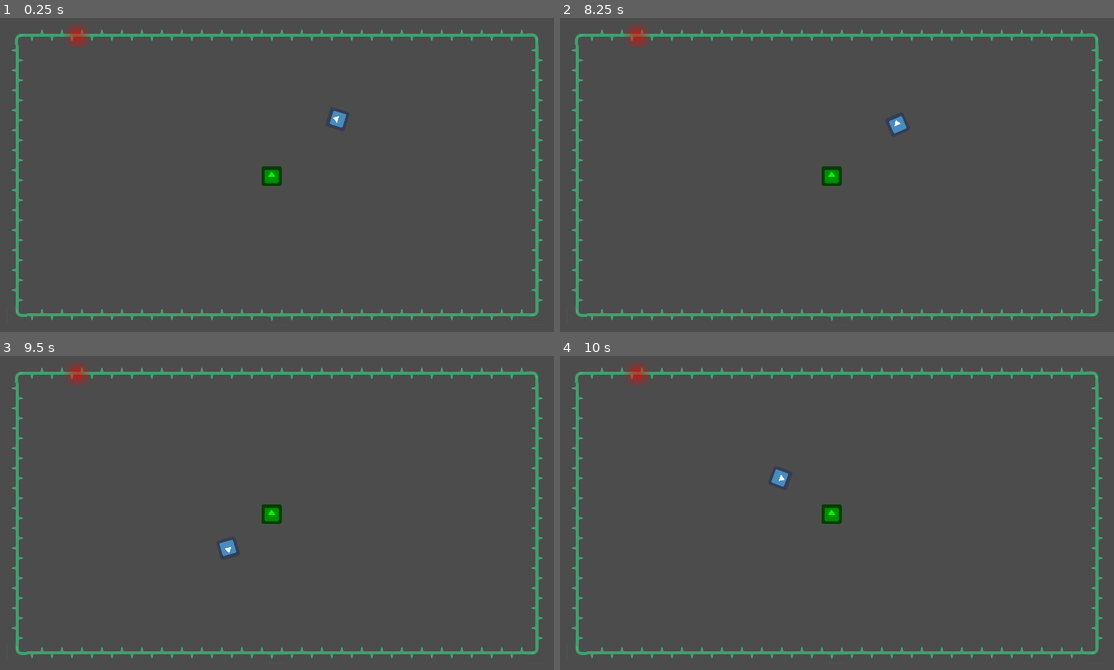
Above: before the commit, frames 1-4 (two rows, left to right).
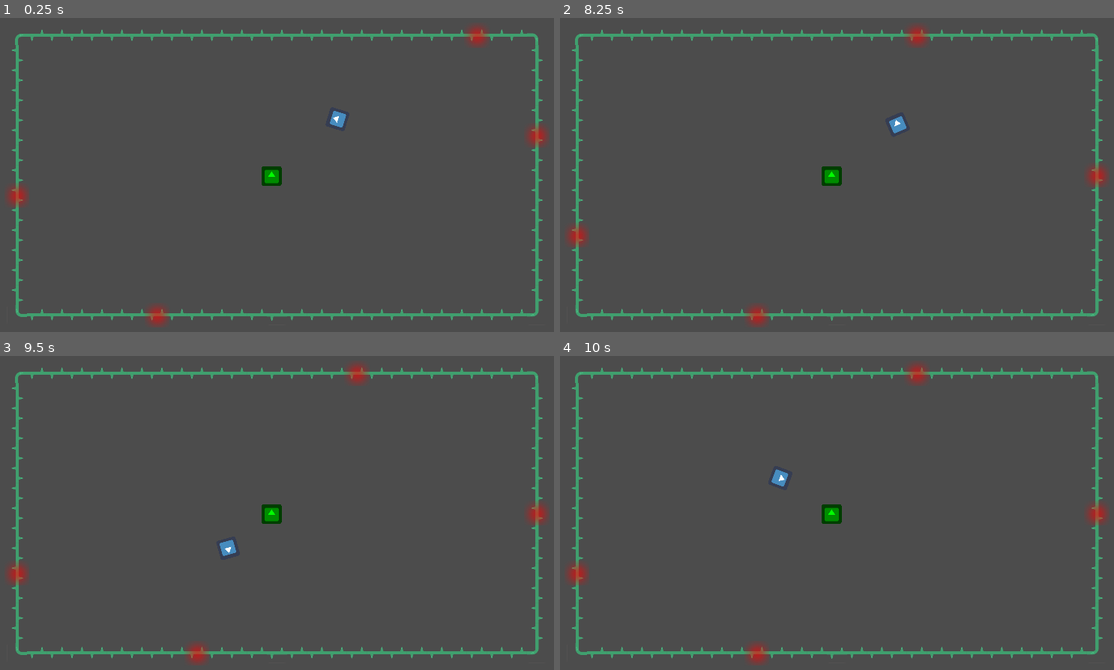
Above: after the commit, the same moments.

Repository: moisesjbc/global-jam-01-2025
Game: Godot game, scene res://gameplay/main/main.tscn
The game is run twice, just before and just after one commit, with the same random seed, the same clock (stepped at 60 frames per second) and the same inputs. The engine's default icon, where the game draws it, is replaced by a stand-in: a white triangle on a blue panel in a dark square.
Inputs (mouse positions are in pixels of both pictures, inside the frame that each line leads up to):
- Up to frame 1 (0.25 s): no input
- Up to frame 2 (8.25 s): tap Enter at 0.5 s; move the mouse to (958, 156) at 0.52 s; hold Right (ui_right) 0.53-1.28 s; move the mouse to (709, 190) at 1.27 s; hold Down (ui_down) 1.28-2.03 s; move the mouse to (886, 99) at 2.02 s; hold Right (ui_right) 2.03-2.78 s; tap Space at 2.75 s; move the mouse to (798, 240) at 2.77 s; hold Up (ui_up) 2.78-3.53 s; move the mouse to (1008, 225) at 3.52 s; hold Left (ui_left) 3.53-5.03 s; move the mouse to (648, 124) at 4.27 s; move the mouse to (859, 175) at 5.02 s; hold Down (ui_down) 5.03-5.78 s; move the mouse to (737, 90) at 5.77 s; hold Right (ui_right) 5.78-6.53 s; move the mouse to (958, 156) at 6.52 s; hold Up (ui_up) 6.53-7.28 s; move the mouse to (709, 190) at 7.27 s; hold Right (ui_right) 7.28-8.03 s; move the mouse to (886, 99) at 8.02 s; hold Down (ui_down) from 8.03 s (still down)
- Up to frame 3 (9.5 s): move the mouse to (238, 578) at 8.77 s; release Down (ui_down) at 8.78 s; hold Left (ui_left) from 8.78 s (still down)
- Up to frame 4 (10 s): move the mouse to (1008, 563) at 9.52 s; release Left (ui_left) at 9.53 s; hold Up (ui_up) from 9.53 s (still down)

The runs differ from the first frame. In frame 1, 1.1% of the frame differs, in the area x 1-99%, y 2-99%; in frame 2, 1.1%; in frame 3, 1.1%; in frame 4, 1.1%.

Commit message:
Add pipe glow respawn

Diff:
--- a/godot-project/gameplay/bubble/bubble.gd
+++ b/godot-project/gameplay/bubble/bubble.gd
@@ -15,7 +15,10 @@
 			trapped_enemy = collision.collider
 			trapped_enemy.get_parent().remove_child(trapped_enemy)
 		elif collision.collider.is_in_group("pipes") or collision.collider.is_in_group("pipe_glows"):
-			if collision.collider.is_in_group("pipes") and trapped_enemy:
-				get_parent().add_child(trapped_enemy)
-				trapped_enemy.global_position = global_position
+			if trapped_enemy:
+				if collision.collider.is_in_group("pipes"):
+					get_parent().add_child(trapped_enemy)
+					trapped_enemy.global_position = global_position
+				else:
+					collision.collider.queue_free()
 			queue_free()
--- a/godot-project/gameplay/pipes/pipes.gd
+++ b/godot-project/gameplay/pipes/pipes.gd
@@ -2,8 +2,51 @@
 
 var pipe_glow_scene = preload("res://gameplay/pipe_glow/pipe_glow.tscn")
 
+export var min_x: int
+export var max_x: int
+export var min_y: int
+export var max_y: int
+
+
 func _ready():
-	var tile_pos = map_to_world(Vector2(5,1)) + Vector2(32, 32)
+	spawn_glow(0)
+	spawn_glow(1)
+	spawn_glow(2)
+	spawn_glow(3)
+
+
+func random_number_in_range(min_n, max_n):
+	return (randi() % (max_n - min_n)) + min_x
+
+
+func spawn_glow(sector):
+	#randomize()
+	#var sector: int = randi() % 4
+	var tile_relative_position = Vector2.ZERO
+	print(sector)
+	if sector == 0:
+		# Left
+		tile_relative_position.x = min_x - 1
+		tile_relative_position.y = random_number_in_range(min_y, max_y)
+	elif sector == 1:
+		# Right
+		tile_relative_position.x = max_x + 1
+		tile_relative_position.y = random_number_in_range(min_y, max_y)
+	elif sector == 2:
+		# Top
+		tile_relative_position.y = min_y - 1
+		tile_relative_position.x = random_number_in_range(min_x, max_x)
+	else:
+		# Bottom
+		tile_relative_position.y = max_y + 1
+		tile_relative_position.x = random_number_in_range(min_x, max_x)
+
+	var tile_pos = map_to_world(tile_relative_position) + Vector2(32, 32)
 	var pipe_glow = pipe_glow_scene.instance()
+	pipe_glow.connect("tree_exited", self, "_on_pipe_glow_destroyed", [sector])
 	add_child(pipe_glow)
 	pipe_glow.global_position = tile_pos
+
+
+func _on_pipe_glow_destroyed(sector):
+	spawn_glow(sector)
--- a/godot-project/gameplay/pipes/pipes.tscn
+++ b/godot-project/gameplay/pipes/pipes.tscn
@@ -109,3 +109,7 @@
 format = 1
 tile_data = PoolIntArray( 65538, 1610612736, 65536, 65539, 0, 65538, 65540, 0, 65538, 65541, 0, 65538, 65542, 0, 65538, …(1389 unchanged characters)…
 script = ExtResource( 2 )
+min_x = 3
+max_x = 27
+min_y = 2
+max_y = 14
